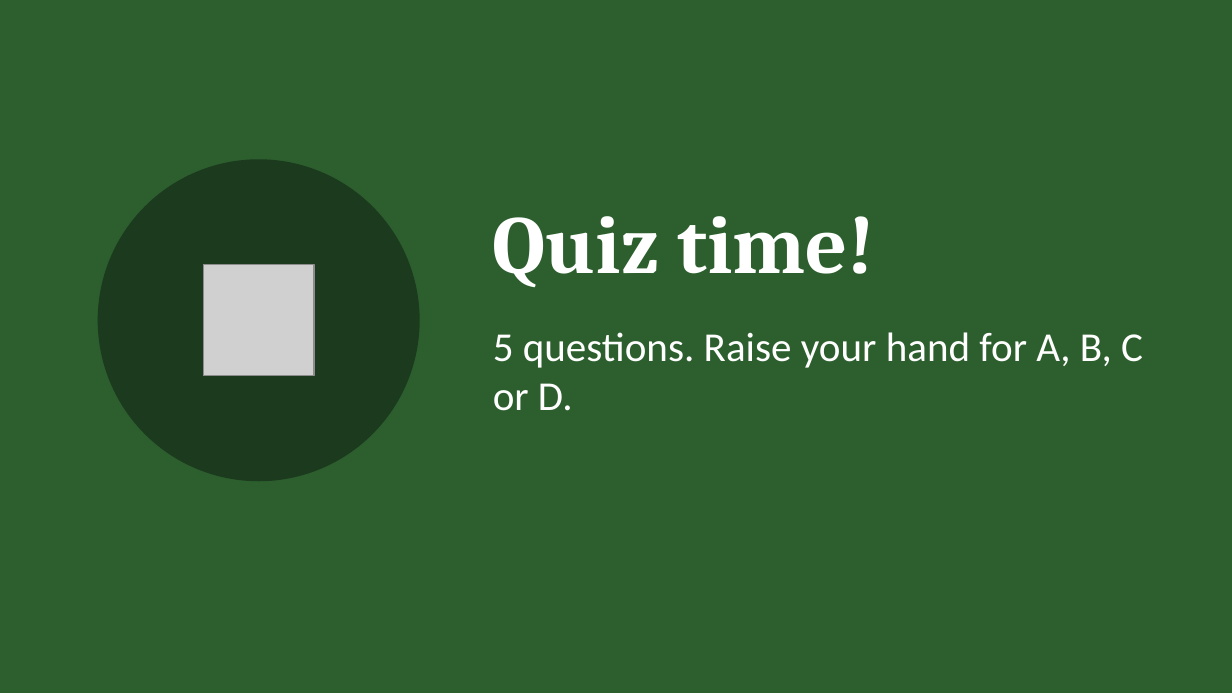
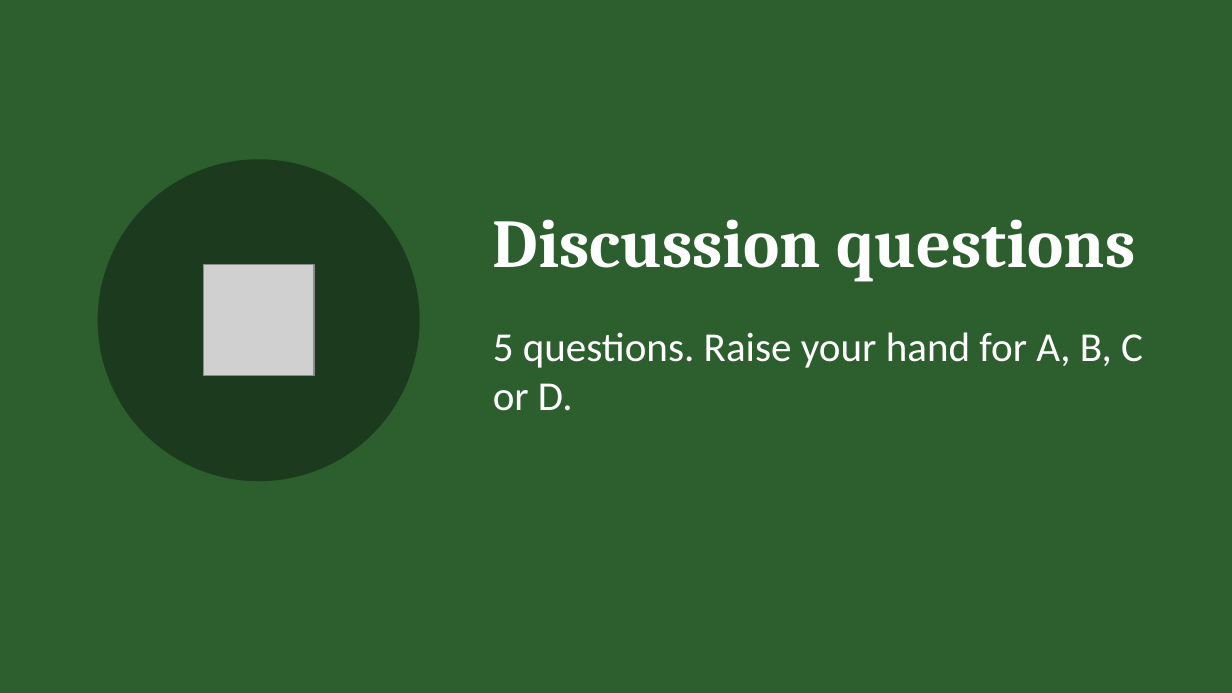
Before and after one commit to joemutangana/doc, a slide deck: slide 13 of auca/Sem-6/introduction to big data/group_work/week3/Exploratory_Data_Analysis_Slides.pptx. Drawn at 1232x693 pixels with LibreOffice and Linux fonts; fonts in the diff are those of the drawing; grey boxes stand for pictures. Boxes give left, top, right and bottom in pixels: in the first picture for what was removed or moved away, otherwise in the second. Text is boxed around its words. In the diff, an @@ line names an element or a change of style, - is before the commit and + after.

```diff
--- a/auca/Sem-6/introduction to big data/group_work/week3/Exploratory_Data_Analysis_Slides.pptx
+++ b/auca/Sem-6/introduction to big data/group_work/week3/Exploratory_Data_Analysis_Slides.pptx
@@ text at (493, 219, 1135, 282): text changed; size 48 to 40 pt @@
-Quiz time!
+Discussion questions
```
Also in this commit, not shown: 12 other files.
